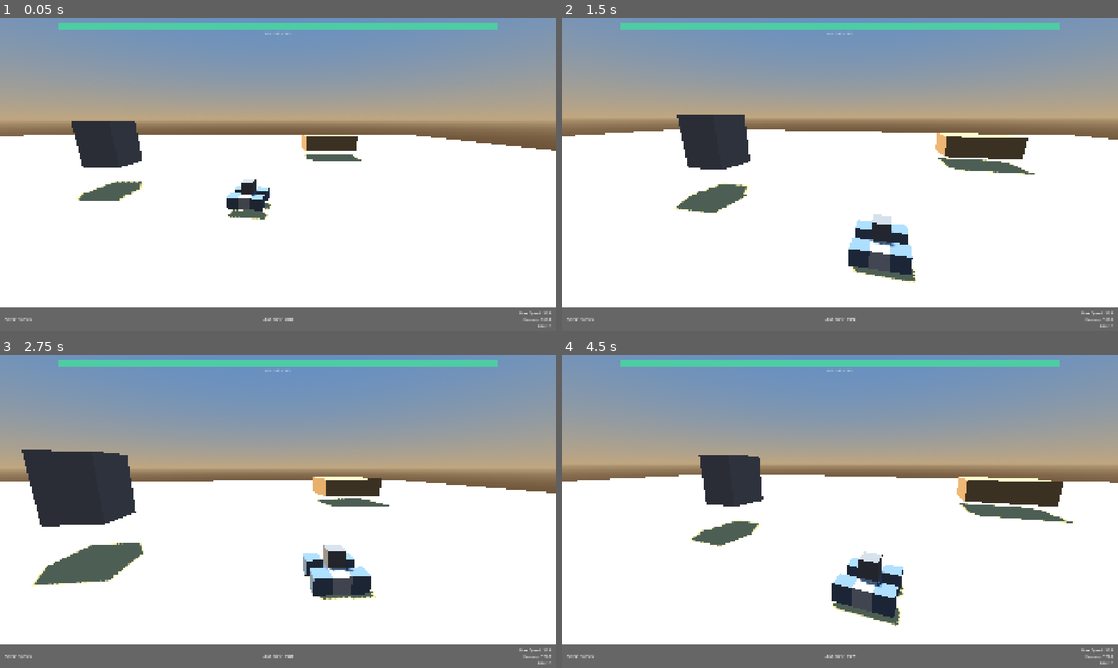
Above: before the commit, frames 1-4 (two rows, left to right).
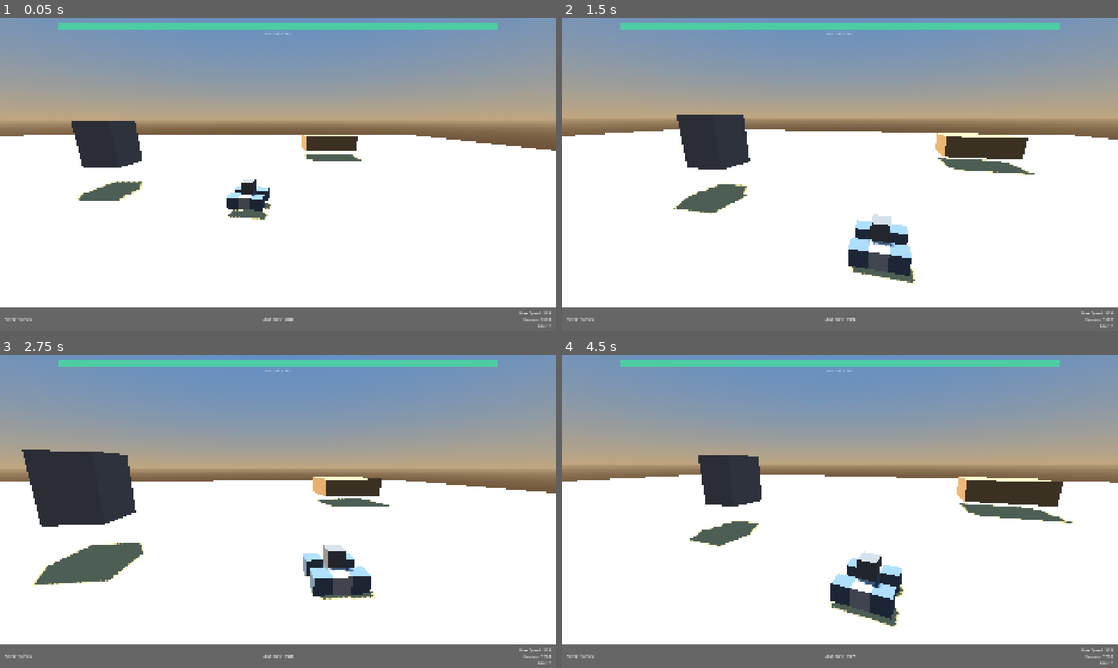
Above: after the commit, the same moments.

Repository: RSnegach/close-encounters
Game: Godot game, scene res://scenes/combat.tscn
Same seed, same stepped clock (60 frames per second), same inputs: the game is played once before the commit and once after it. This scene is started directly instead of the project's main scene.
Inputs (mouse positions are in pixels of both pictures, inside the frame that each line leads up to):
- Up to frame 1 (0.05 s): no input
- Up to frame 2 (1.5 s): tap Enter at 0.5 s; move the mouse to (867, 174) at 0.52 s; hold Up (throttle_up) from 0.53 s (still down); tap F (dive) at 0.6 s; click (867, 174) at 0.67 s; move the mouse to (812, 174) at 1.27 s; tap R (surface) at 1.35 s; click (812, 174) at 1.42 s
- Up to frame 3 (2.75 s): keep holding Up (throttle_up); move the mouse to (289, 505) at 2.02 s; tap 0 at 2.1 s; click (289, 505) at 2.17 s
- Up to frame 4 (4.5 s): keep holding Up (throttle_up); move the mouse to (834, 517) at 2.77 s; tap 1 at 2.85 s; click (834, 517) at 2.92 s; move the mouse to (878, 514) at 3.52 s; tap 9 at 3.6 s; click (878, 514) at 3.67 s; move the mouse to (795, 508) at 4.27 s; tap Z at 4.35 s; click (795, 508) at 4.42 s

The runs differ from the first frame. In frame 2, 0.4% of the frame differs, in the area x 20-85%, y 30-86%; in frame 3, less than 0.1%; in frame 4, 0.7%, in the area x 23-99%, y 32-97%.

Commit message:
Extract camera to standalone CombatCamera node
The Vehicle's built-in camera never worked because _input on the
Vehicle wasn't receiving mouse events (likely due to cached parse
errors or Node hierarchy issues).

New approach: CombatCamera is a completely independent Node3D with
its own _input handler. It's added to the scene root (not as a
Vehicle child) and pushes yaw/pitch/aim_direction to the Vehicle
each frame via property assignment. This guarantees mouse tracking
works regardless of Vehicle script state.

- Created scripts/combat/combat_camera.gd (standalone camera)
- ArenaManager creates CombatCamera instead of calling attach_follow_camera
- Removed old camera code from Vehicle (attach_follow_camera, _process)
- Vehicle._input now only handles keys and weapon cycling, not mouse

Diff:
--- a/scripts/arena/arena_manager.gd
+++ b/scripts/arena/arena_manager.gd
@@ -231,9 +231,12 @@
 		if player_v == null:
 			player_v = vehicles[0]
 
-		# Attach a follow camera to the player vehicle so we can see.
-		if player_v.has_method("attach_follow_camera"):
-			player_v.attach_follow_camera()
+		# Create a standalone combat camera (separate from the Vehicle script
+		# so it works even if Vehicle has parse issues).
+		var combat_cam: CombatCamera = CombatCamera.new()
+		combat_cam.name = "CombatCamera"
+		get_tree().current_scene.add_child(combat_cam)
+		combat_cam.setup(player_v)
 
 		# Find the HUD in the UI layer.
 		var hud_node: Node = get_parent().find_child("HUD", true, false)
--- /dev/null
+++ b/scripts/combat/combat_camera.gd
@@ -0,0 +1,84 @@
+## CombatCamera — Standalone third-person camera with mouse look.
+##
+## This is a separate node from the Vehicle so it works even if the
+## Vehicle script has issues. Add this to the combat scene's UI layer
+## or root, then call setup(target_vehicle) to follow a vehicle.
+##
+## Mouse is captured on setup. Move mouse to look. ESC releases.
+class_name CombatCamera
+extends Node3D
+
+
+var target: Node3D = null       ## The vehicle to follow.
+var pivot: Node3D = null        ## Rotation pivot (yaw + pitch).
+var cam: Camera3D = null        ## The actual camera.
+var yaw: float = 0.0           ## Horizontal angle (degrees).
+var pitch: float = -15.0       ## Vertical angle (degrees).
+var distance: float = 14.0     ## Distance behind the target.
+var sensitivity: float = 0.15  ## Mouse sensitivity.
+
+## The direction the camera center points — used for aiming.
+var aim_direction: Vector3 = Vector3.FORWARD
+
+
+func _ready() -> void:
+	# Build the camera rig.
+	pivot = Node3D.new()
+	pivot.name = "CamPivot"
+	add_child(pivot)
+
+	cam = Camera3D.new()
+	cam.name = "CombatCam"
+	cam.position = Vector3(0, 0, distance)
+	pivot.add_child(cam)
+	cam.current = true
+	pivot.rotation_degrees.x = pitch
+
+	# Process even when paused so ESC menu works.
+	process_mode = Node.PROCESS_MODE_ALWAYS
+
+
+## Bind to a target vehicle and capture the mouse.
+func setup(target_node: Node3D) -> void:
+	target = target_node
+	# Start camera facing same direction as target.
+	yaw = rad_to_deg(target.global_rotation.y) + 180.0
+	Input.set_mouse_mode(Input.MOUSE_MODE_CAPTURED)
+	print("[CombatCamera] Attached to %s. Mouse captured." % target.name)
+
+
+func _input(event: InputEvent) -> void:
+	if target == null:
+		return
+
+	# Mouse motion — always processed, no button required.
+	if event is InputEventMouseMotion:
+		var motion: InputEventMouseMotion = event as InputEventMouseMotion
+		yaw -= motion.relative.x * sensitivity
+		pitch -= motion.relative.y * sensitivity
+		pitch = clampf(pitch, -60.0, 20.0)
+
+
+func _process(_delta: float) -> void:
+	if target == null or pivot == null:
+		return
+
+	# Follow the target.
+	global_position = target.global_position + Vector3(0, 3, 0)
+	pivot.rotation_degrees = Vector3(pitch, yaw, 0)
+	cam.position.z = distance
+
+	# Compute aim direction for weapons.
+	aim_direction = -pivot.global_transform.basis.z
+
+	# Push yaw/pitch to the target vehicle so movement follows camera.
+	if target.get("_camera_yaw") != null:
+		target._camera_yaw = yaw
+	if target.get("_camera_pitch") != null:
+		target._camera_pitch = pitch
+	if target.get("aim_direction") != null:
+		target.aim_direction = aim_direction
+
+	# Re-capture mouse if it escaped (but not when paused).
+	if not get_tree().paused and Input.get_mouse_mode() != Input.MOUSE_MODE_CAPTURED:
+		Input.set_mouse_mode(Input.MOUSE_MODE_CAPTURED)
--- a/scripts/vehicle/vehicle.gd
+++ b/scripts/vehicle/vehicle.gd
@@ -447,33 +447,8 @@
 var aim_direction: Vector3 = Vector3.FORWARD
 
 
-## Attach a third-person follow camera (WoT style).
-## Mouse freely controls the camera. The vehicle hull rotates to follow
-## the camera direction. Forward/backward moves in the hull's facing direction.
-func attach_follow_camera() -> void:
-	_camera_pivot = Node3D.new()
-	_camera_pivot.name = "CameraPivot"
-	_camera_pivot.top_level = true  # Don't inherit vehicle rotation.
-	add_child(_camera_pivot)
-
-	_camera = Camera3D.new()
-	_camera.name = "FollowCamera"
-	_camera.position = Vector3(0, 0, _camera_distance)
-	_camera_pivot.add_child(_camera)
-	_camera.current = true
-	_camera_pivot.rotation_degrees.x = _camera_pitch
-
-	# Initialize camera yaw to match vehicle's current facing direction.
-	# +180 because we use +Z as forward (opposite of Godot's -Z convention).
-	_camera_yaw = rad_to_deg(global_rotation.y) + 180.0
-
-	# Capture mouse for FPS-style look.
-	Input.set_mouse_mode(Input.MOUSE_MODE_CAPTURED)
-	# Ensure this node processes input.
-	set_process_input(true)
-	print("[Vehicle] Follow camera attached. In tree: %s, processing: %s" % [
-		is_inside_tree(), is_processing_input()
-	])
+## Camera yaw/pitch are set by CombatCamera each frame via _process.
+## The Vehicle reads these to determine movement direction.
 
 
 ## Tracks which keys are currently held down.
@@ -501,14 +476,7 @@
 	if not is_player_controlled:
 		return
 
-	# Mouse movement: free-look camera.
-	if event is InputEventMouseMotion:
-		var motion: InputEventMouseMotion = event as InputEventMouseMotion
-		_camera_yaw -= motion.relative.x * 0.15
-		_camera_pitch -= motion.relative.y * 0.15
-		_camera_pitch = clampf(_camera_pitch, -60.0, 20.0)
-
-	# Scroll wheel: cycle active weapon. Ignore middle button.
+	# Scroll wheel: cycle active weapon.
 	if event is InputEventMouseButton:
 		var mb: InputEventMouseButton = event as InputEventMouseButton
 		if mb.pressed:
@@ -516,7 +484,6 @@
 				_cycle_weapon(1)
 			elif mb.button_index == MOUSE_BUTTON_WHEEL_DOWN:
 				_cycle_weapon(-1)
-			# Block middle mouse from propagating (prevents view breakage).
 			if mb.button_index == MOUSE_BUTTON_MIDDLE:
 				get_viewport().set_input_as_handled()
 
@@ -538,26 +505,8 @@
 		print("[Vehicle] Weapon %d: %s" % [active_weapon_index + 1, weapons[active_weapon_index].part_data.part_name])
 
 
-## Update camera position and compute aim direction each frame.
-func _process(_delta: float) -> void:
-	if _camera_pivot == null:
-		return
-
-	# Ensure mouse stays captured during gameplay.
-	if is_player_controlled and Input.get_mouse_mode() != Input.MOUSE_MODE_CAPTURED:
-		# Don't re-capture if paused (HUD sets VISIBLE when paused).
-		if not get_tree().paused:
-			Input.set_mouse_mode(Input.MOUSE_MODE_CAPTURED)
-
-	# Follow the vehicle's position but control rotation with mouse.
-	_camera_pivot.global_position = global_position + Vector3(0, 3, 0)
-	_camera_pivot.rotation_degrees = Vector3(_camera_pitch, _camera_yaw, 0)
-	if _camera:
-		_camera.position.z = _camera_distance
-
-	# Compute the aim direction: where the camera center (crosshair) points.
-	aim_direction = -_camera_pivot.global_transform.basis.z
-	aim_direction = aim_direction.normalized()
+## No longer needed — CombatCamera handles camera positioning and sets
+## _camera_yaw, _camera_pitch, and aim_direction on this vehicle directly.
 
 
 # ---------------------------------------------------------------------------
Not shown, added: scripts/combat/combat_camera.gd.uid
